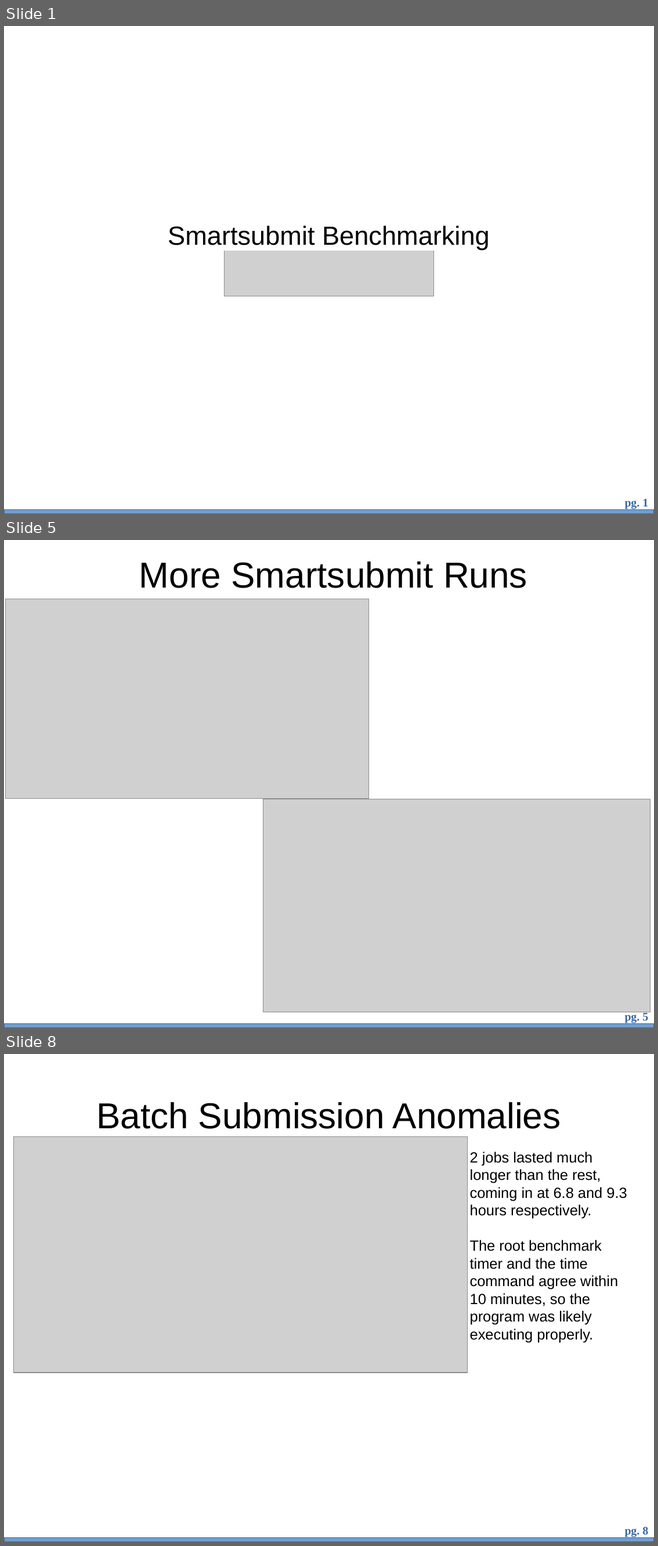
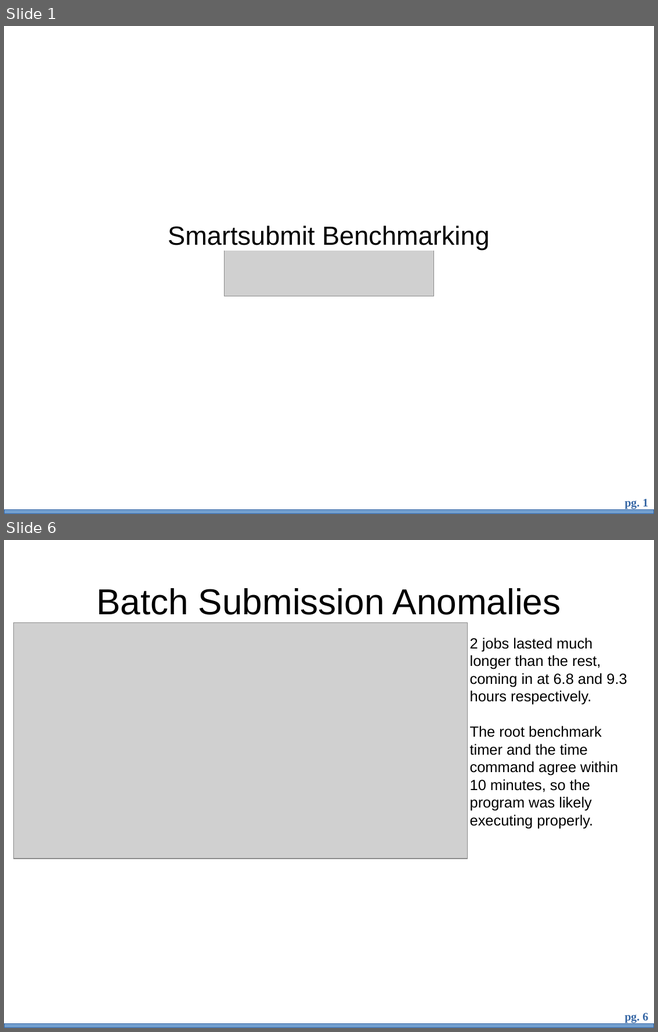
Before and after one commit to bth5032/smartsubmit, a slide deck: Presentations/benchmarking/bench.odp. Shown one above the other, each under a label of ours: slides 1, 5 and 8 before the commit, slides 1 and 6 after it; the slides between them are not shown. The pictures are 658x1546 and 658x1032 pixels, drawn with LibreOffice and Linux fonts; fonts in the diff are those of the drawing; grey boxes stand for pictures; background and template pictures are left out. Boxes give left, top, right and bottom in pixels: in the first picture for what was removed or moved away, otherwise in the second. Text is boxed around its words. In the diff, an @@ line names an element or a change of style, - is before the commit and + after.

```diff
--- a/Presentations/benchmarking/bench.odp
+++ b/Presentations/benchmarking/bench.odp
@@ slide 5 removed at box(4, 540, 654, 1028), background #FFFFFF; not listed: 2 template elements that a slide beside it also shows @@
@@ title removed at box(139, 561, 527, 588) @@
-More Smartsubmit Runs
@@ picture removed at box(5, 599, 368, 798) @@
@@ picture removed at box(263, 799, 650, 1012) @@
@@ what was slide 8 is now slide 6 @@
@@ page number at box(625, 1013, 648, 1023): text changed @@
-pg. 8
+pg. 6
```
Also in this commit, not shown: 3 slides changed, 3 slides added, 2 other slides removed, 2 other files.
